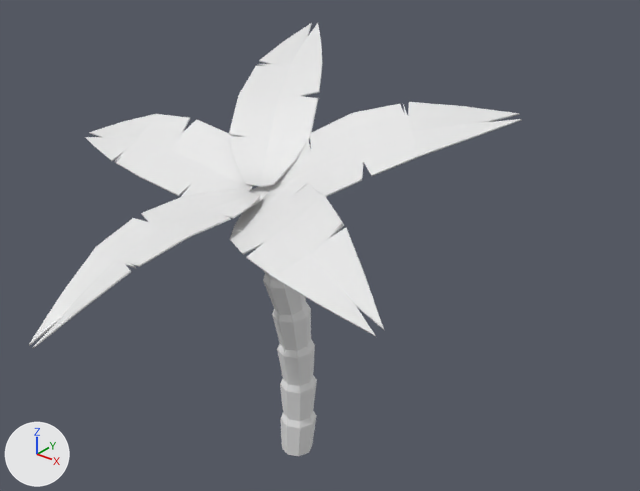
One commit to the FBX model Assets/Sacha/Prefabs/Props/ST_PalmTree.fbx: the scene before it, then after it.
Camera for both pictures: a camera (50 mm lens) standing at (13.34, -15.62, 16.37) and looking at (0.58, 0.33, 6.48). The axes (+X, +Y, +Z) are drawn at lower left. The lights are the same throughout. Where no turn or scale is listed for an object, it has been applied to the vertices.

Names of what the first picture shows: 'ST_PalmTree', 'ST_PalmTreeLeaf', 'ST_PalmTreeLeaf.001', 'ST_PalmTreeLeaf.002', 'ST_PalmTreeLeaf.003', 'ST_PalmTreeLeaf.004'.
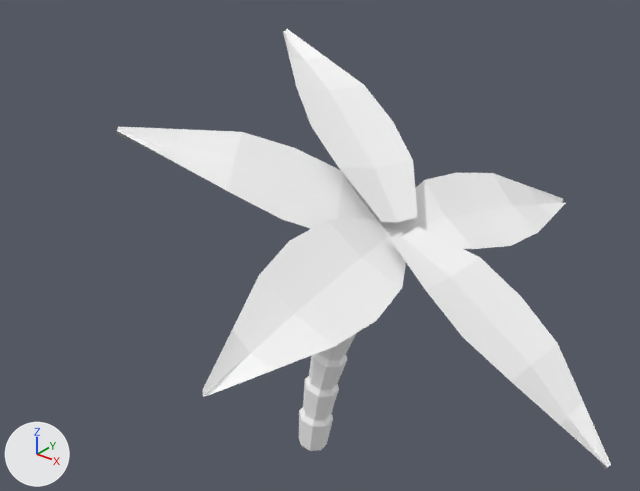
Boxes (x1, y1, x2, y2) around the edits, measured in the pictures (640 x 491 px):
'ST_PalmLeaves', added: after (116, 29, 611, 469)
'ST_PalmTreeLeaf.003', deleted: before (230, 184, 385, 336)
'ST_PalmTreeLeaf.004', deleted: before (268, 102, 522, 197)
'ST_PalmTreeLeaf.001', deleted: before (228, 23, 323, 187)
'ST_PalmTreeLeaf.002', deleted: before (29, 189, 261, 349)
'ST_PalmTree', reshaped, turned, rescaled: before (249, 186, 317, 456); after (299, 222, 403, 451)
'ST_PalmTreeLeaf', deleted: before (85, 114, 253, 197)

What changed in the scene script:
```text
Add mat_m_palmtree:
    mat_m_palmtree = principled_material('M_PalmTree')
    mat_m_palmtree.base_color = (1.0, 1.0, 1.0)  # white #ffffff
Change me_cylinder_023:
    used by ob_st_palmtree; location = (0.0, 0.0, 0.0); scale = (0.64, 0.64, 0.64)
    remove me_cylinder_023.from_pydata(...)  # 122 vertices, 120 faces; spans x -0.81..0.81, y -2.5..0.96, z -0.02..12.98
    remove me_cylinder_023.materials.append(mat_t_palmtree_001)  # white #e7e7e7
    add me_cylinder_023.from_pydata(...)  # 121 vertices, 116 faces; spans x -0.46..2.9, y -0.39..7.58, z -1.29..0.01
    me_cylinder_023 part 1: the whole mesh is rebuilt
    add me_cylinder_023.materials.append(mat_m_palmtree)  # white #ffffff
Add me_plane_004:
    me_plane_004.from_pydata(...)  # 90 vertices, 50 faces; spans x -2.82..8.74, y -6.45..7.4, z 3.62..11.1
    me_plane_004.materials.append(mat_m_palmtree)  # white #ffffff
Remove ob_st_palmtreeleaf_003:
    ob_st_palmtreeleaf_003 = bpy.data.objects.new('ST_PalmTreeLeaf.003', me_plane_060)
    ob_st_palmtreeleaf_003.location = (0.0, 0.0, 0.0)
Change ob_st_palmtree:
    ob_st_palmtree.scale: (0.64, 0.64, 0.64) -> (1.0, 1.0, 1.0)
    ob_st_palmtree.rotation_euler: (0.0, 0.0, 0.0) -> (1.571, 0.0, 0.0)  # degrees (0, 0, 0) -> degrees (90, 0, 0)
Remove ob_st_palmtreeleaf_002:
    ob_st_palmtreeleaf_002 = bpy.data.objects.new('ST_PalmTreeLeaf.002', me_plane_059)
    ob_st_palmtreeleaf_002.location = (0.0, 0.0, 0.0)
Remove ob_st_palmtreeleaf_001:
    ob_st_palmtreeleaf_001 = bpy.data.objects.new('ST_PalmTreeLeaf.001', me_plane_058)
    ob_st_palmtreeleaf_001.location = (0.0, 0.0, 0.0)
Remove ob_st_palmtreeleaf_004:
    ob_st_palmtreeleaf_004 = bpy.data.objects.new('ST_PalmTreeLeaf.004', me_plane_061)
    ob_st_palmtreeleaf_004.location = (0.0, 0.0, 0.0)
Remove ob_st_palmtreeleaf:
    ob_st_palmtreeleaf = bpy.data.objects.new('ST_PalmTreeLeaf', me_plane_057)
    ob_st_palmtreeleaf.location = (0.0, 0.0, 0.0)
Add ob_st_palmleaves:
    ob_st_palmleaves = bpy.data.objects.new('ST_PalmLeaves', me_plane_004)
    ob_st_palmleaves.location = (0.0, 0.0, 0.0)
```
